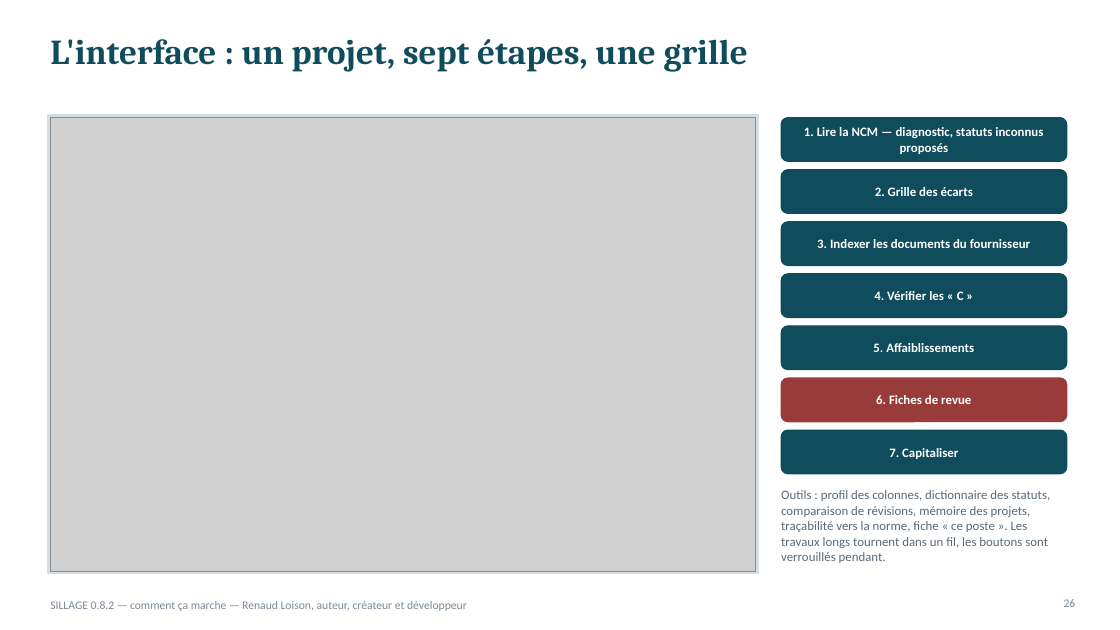
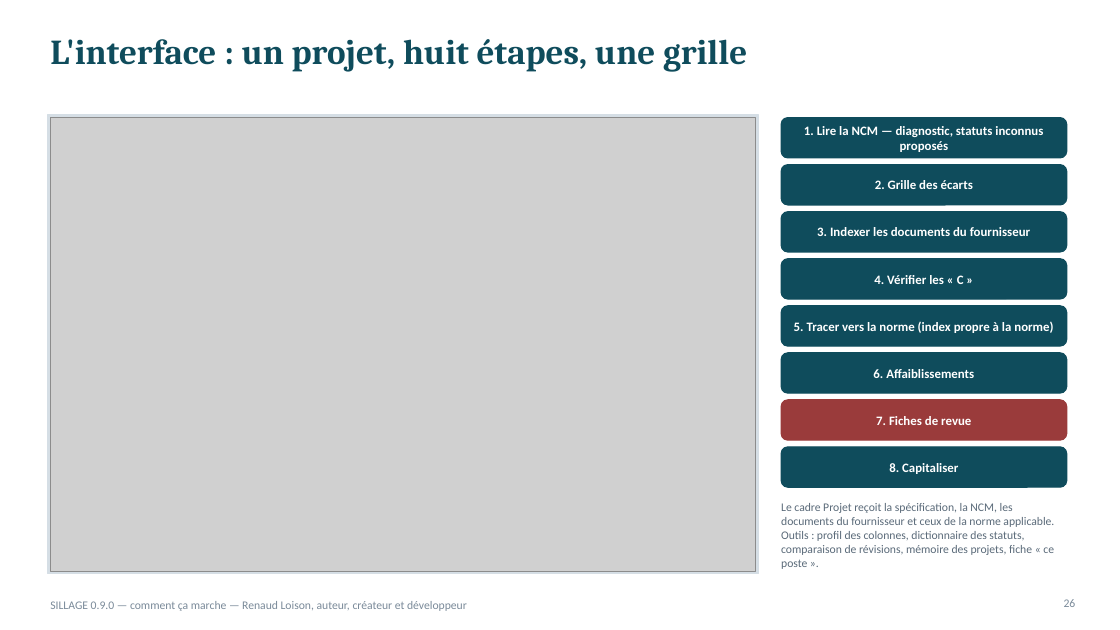
Before and after one commit to Renopop/SILLAGE, a slide deck: slide 26 of docs/SILLAGE_comment_ca_marche_principes.pptx. Drawn at 1120x630 pixels with LibreOffice and Linux fonts; fonts in the diff are those of the drawing; grey boxes stand for pictures. Boxes give left, top, right and bottom in pixels: in the first picture for what was removed or moved away, otherwise in the second. Text is boxed around its words. In the diff, an @@ line names an element or a change of style, - is before the commit and + after.

```diff
--- a/docs/SILLAGE_comment_ca_marche_principes.pptx
+++ b/docs/SILLAGE_comment_ca_marche_principes.pptx
@@ title at (50, 39, 747, 72): text changed @@
-L'interface : un projet, sept étapes, une grille
+L'interface : un projet, huit étapes, une grille
@@ text "2. Grille des écarts": place and size @@
-text "2. Grille des écarts" at (875, 187, 973, 196)
+text "2. Grille des écarts" at (875, 180, 973, 189)
@@ rounded rectangle: place and size @@
-rounded rectangle at (781, 170, 1067, 213)
+rounded rectangle at (781, 165, 1067, 205)
@@ text "3. Indexer les documents du ...": place and size @@
-text "3. Indexer les documents du ..." at (817, 239, 1030, 248)
+text "3. Indexer les documents du ..." at (817, 227, 1030, 236)
@@ rounded rectangle: place and size @@
-rounded rectangle at (781, 222, 1067, 266)
+rounded rectangle at (781, 212, 1067, 252)
@@ text "4. Vérifier les « C ...": place and size @@
-text "4. Vérifier les « C ..." at (874, 291, 964, 300)
+text "4. Vérifier les « C ..." at (874, 275, 964, 284)
@@ rounded rectangle: place and size @@
-rounded rectangle at (781, 274, 1067, 318)
+rounded rectangle at (781, 259, 1067, 299)
@@ proportions changed in 5 elements at (781, 118, 1067, 158), (781, 165, 1067, 205), (781, 212, 1067, 252), (781, 259, 1067, 299), (781, 306, 1067, 346) @@
@@ rounded rectangle: place and size @@
-rounded rectangle at (781, 326, 1067, 370)
+rounded rectangle at (781, 306, 1067, 346)
@@ text at (794, 321, 1053, 333): text changed @@
-5. Affaiblissements
+5. Tracer vers la norme (index propre à la norme)
@@ rounded rectangle: place and size @@
-rounded rectangle at (781, 378, 1067, 422)
+rounded rectangle at (781, 353, 1067, 393)
@@ rounded rectangle at (781, 353, 1067, 393): fill #9A3B3B to #0F4C5C; outline #9A3B3B 1 pt to #0F4C5C 1 pt; proportions changed @@
@@ text at (873, 369, 974, 378): text changed @@
-6. Fiches de revue
+6. Affaiblissements
@@ rounded rectangle: place and size @@
-rounded rectangle at (781, 430, 1067, 474)
+rounded rectangle at (781, 400, 1067, 440)
@@ rounded rectangle at (781, 400, 1067, 440): fill #0F4C5C to #9A3B3B; outline #0F4C5C 1 pt to #9A3B3B 1 pt; proportions changed @@
@@ text at (876, 416, 971, 425): text changed @@
-7. Capitaliser
+7. Fiches de revue
@@ rounded rectangle added at (781, 447, 1067, 487), fill #0F4C5C, outline #0F4C5C 1 pt @@
@@ text added at (889, 463, 958, 474), 11 pt, text #FFFFFF, bold @@
+8. Capitaliser
@@ text at (781, 503, 1054, 569): text changed; size 11 to 10 pt @@
-Outils : profil des colonnes, dictionnaire des statuts, comparaison de révisions, mémoire des projets, traçabilité vers la norme, fiche « ce poste ». Les travaux longs tournent dans un fil, les boutons sont verrouillés pendant.
+Le cadre Projet reçoit la spécification, la NCM, les documents du fournisseur et ceux de la norme applicable. Outils : profil des colonnes, dictionnaire des statuts, comparaison de révisions, mémoire des projets, fiche « ce poste ».
@@ text at (50, 601, 467, 611): text changed @@
-SILLAGE 0.8.2 — comment ça marche — Renaud Loison, auteur, créateur et développeur
+SILLAGE 0.9.0 — comment ça marche — Renaud Loison, auteur, créateur et développeur
```
Also in this commit, not shown: 28 other slides changed, 21 other files.
